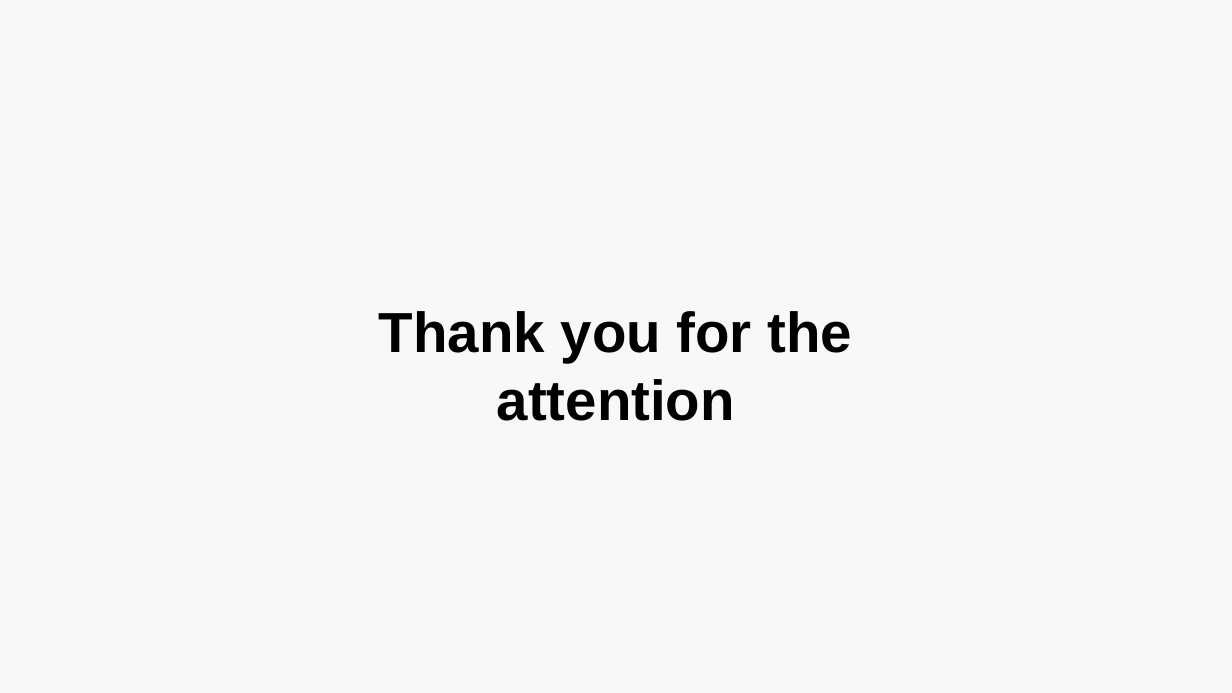
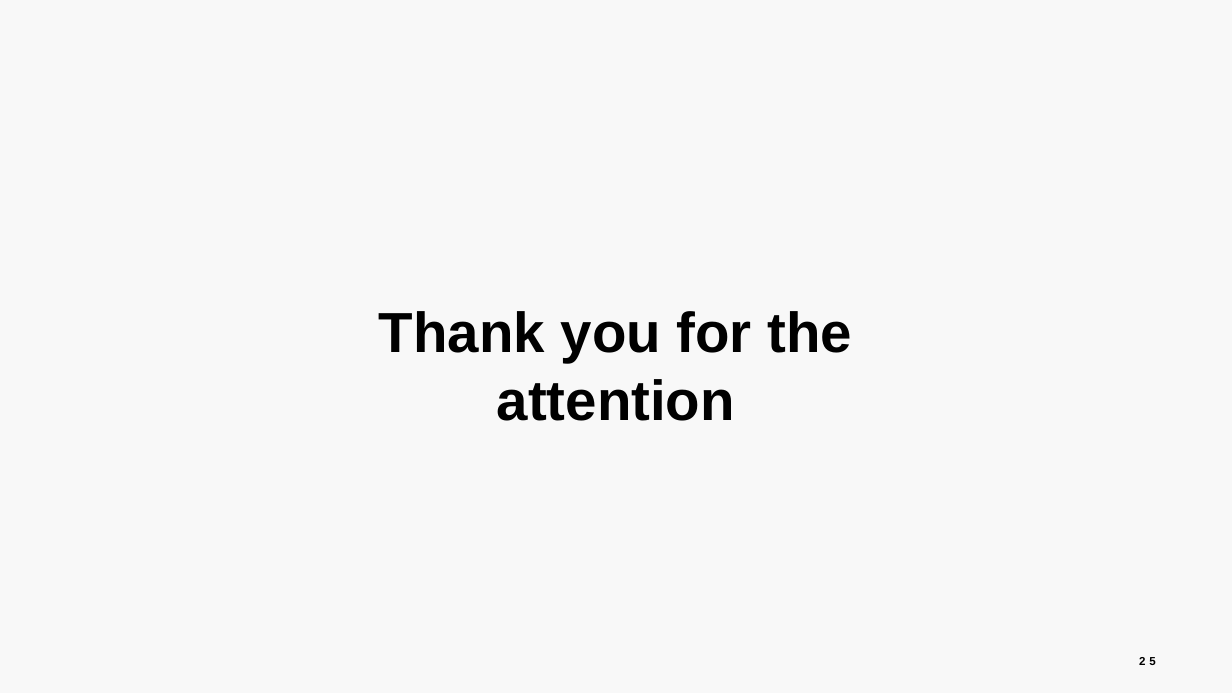
Before and after one commit to luca-martinelli-09/spotify-lod, a slide deck: slide 25 of Spotify_Presentation.pptx. Drawn at 1232x693 pixels with LibreOffice and Linux fonts; fonts in the diff are those of the drawing. Boxes give left, top, right and bottom in pixels: in the first picture for what was removed or moved away, otherwise in the second. Text is boxed around its words. In the diff, an @@ line names an element or a change of style, - is before the commit and + after.

```diff
--- a/Spotify_Presentation.pptx
+++ b/Spotify_Presentation.pptx
@@ page number added at bbox=[1139, 657, 1156, 665], 9 pt, text #000000, bold @@
+25
```
Also in this commit, not shown: 23 other slides changed.
